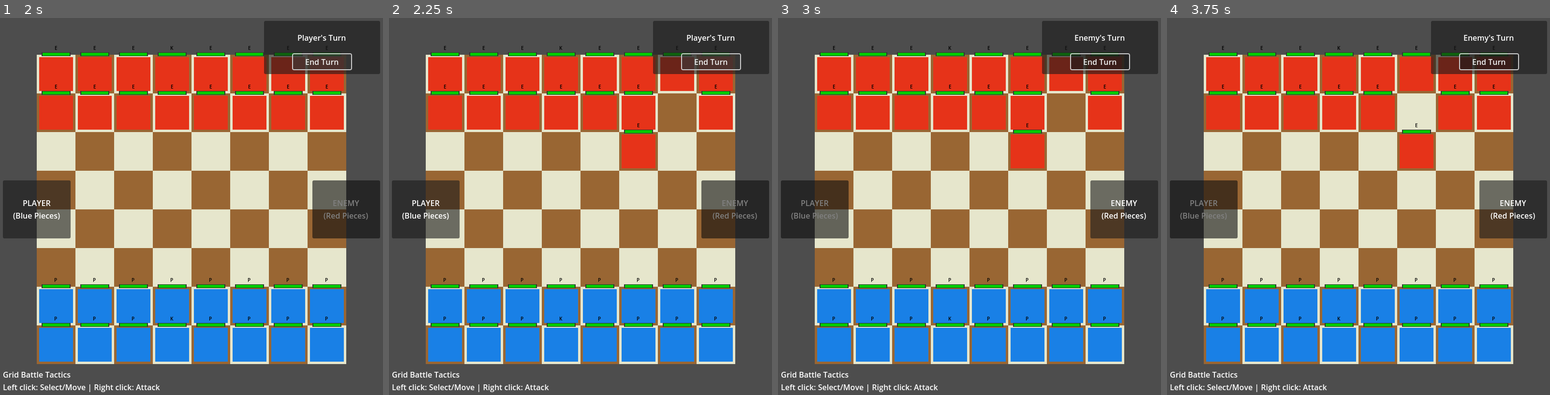
Above: before the commit, frames 1-4 (left to right).
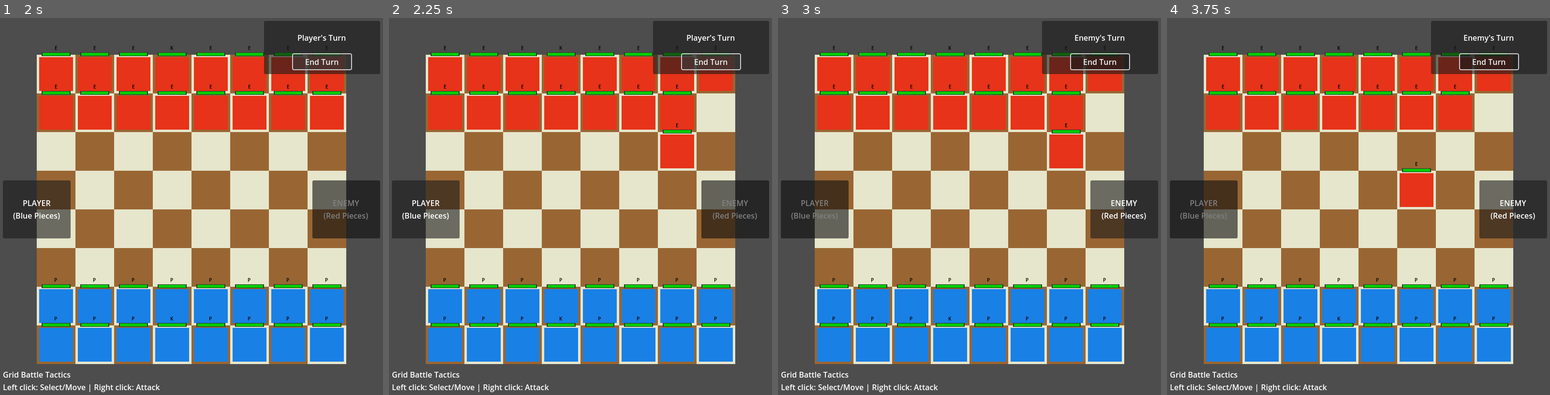
Above: after the commit, the same moments.

Repository: charlesbalcony/grid-game2.0
Game: Godot game, scene res://scenes/Main.tscn
Same seed, same stepped clock (60 frames per second), same inputs: the game is played once before the commit and once after it.
Inputs (mouse positions are in pixels of both pictures, inside the frame that each line leads up to):
- Up to frame 1 (2 s): click "End Turn" at 0.5 s; click "End Turn" at 1.25 s
- Up to frame 2 (2.25 s): click "End Turn" at 2 s
- Up to frame 3 (3 s): tap Enter at 2.75 s; move the mouse to (1053, 191) at 2.77 s; click (1053, 191) at 2.92 s
- Up to frame 4 (3.75 s): tap Space at 3.5 s; move the mouse to (1281, 229) at 3.52 s; click (1281, 229) at 3.67 s

Frame 1 is identical in both runs. In frame 2, 3.5% of the frame differs, in the area x 60-90%, y 17-40%; in frame 3, 3.5%; in frame 4, 3.5%.

Commit message:
made AI difficulty instead of just stat increase

Diff:
--- a/my-first-game/scripts/GameBoard.gd
+++ b/my-first-game/scripts/GameBoard.gd
@@ -82,20 +82,28 @@
 	# Initialize attack UI
 	ui_manager.create_attack_ui()
 
-	# Load and initialize AI system
-	var ai_script = load("res://scripts/components/GameBoardAI.gd")
+	# Initialize army manager first
+	army_manager = ArmyManager.new()
+	army_manager.army_changed.connect(_on_army_changed)
+	army_manager.level_completed.connect(_on_level_completed)
+	add_child(army_manager)
+
+	# Initialize AI system (piece_manager was already created in initialize_components)
+	var ai_script = GameBoardAI
 	ai_system = ai_script.new()
 	ai_system.set_parent_node(self)
 	ai_system.set_grid_system(grid_system)
 	ai_system.set_piece_manager(piece_manager)
 	add_child(ai_system)
+
+	# Set AI difficulty based on army level
+	var army_level = army_manager.get_current_level()
+	if army_level == 1:
+		ai_system.set_difficulty_mode("easy")
+	else:
+		ai_system.set_difficulty_mode("medium")
+
 	print("AI system initialized: ", ai_system)
-
-	# Initialize army manager
-	army_manager = ArmyManager.new()
-	army_manager.army_changed.connect(_on_army_changed)
-	army_manager.level_completed.connect(_on_level_completed)
-	add_child(army_manager)
 
 func get_selected_piece():
 	"""Get the currently selected piece from piece manager"""
@@ -340,6 +348,7 @@
 	"""Restart the battle while preserving army progression"""
 
 	# Handle army progression based on winner
+	var old_level = army_manager.get_current_level() if army_manager else 1
 	if winner.to_lower() == "player" and army_manager:
 		army_manager.advance_to_next_army()
 		print("Player won - Advanced to next army level")
@@ -347,7 +356,15 @@
 		army_manager.reset_to_first_army()
 		print("Player defeated - Army reset to Level 1")
 
+	var new_level = army_manager.get_current_level() if army_manager else 1
 	print("Restarting battle with current army: ", army_manager.get_current_army().army_name)
+
+	# Update AI difficulty if army level changed
+	if old_level != new_level and ai_system:
+		if new_level == 1:
+			ai_system.set_difficulty_mode("easy")
+		else:
+			ai_system.set_difficulty_mode("medium")
 
 	# Clear existing pieces
 	piece_manager.clear_all_pieces()
--- a/my-first-game/scripts/components/GameBoardAI.gd
+++ b/my-first-game/scripts/components/GameBoardAI.gd
@@ -8,9 +8,15 @@
 var grid_system = null
 var piece_manager = null
 var ui_manager = null
+var difficulty_mode = "medium"  # "easy" or "medium"
 
 func _init():
 	pass
+
+func set_difficulty_mode(mode: String):
+	"""Set AI difficulty mode - 'easy' or 'medium'"""
+	difficulty_mode = mode
+	print("AI difficulty set to: ", difficulty_mode)
 
 func set_parent_node(node: Node2D):
 	"""Set reference to the parent node"""
@@ -162,6 +168,13 @@
 	var player_pieces = piece_manager.get_pieces_by_team("player")
 	if player_pieces.is_empty():
 		return {}
+
+	# Simple easy mode - just attack closest piece or move forward
+	if difficulty_mode == "easy":
+		print("AI using EASY mode - simple behavior")
+		return find_easy_move(enemy_pieces, player_pieces)
+
+	print("AI using MEDIUM mode - advanced tactics")
 
 	# Find both kings for strategic considerations
 	var player_king = null
@@ -650,3 +663,49 @@
 			return "Quick Jab"
 		_:
 			return "Basic Attack"
+
+func find_easy_move(enemy_pieces: Array, player_pieces: Array) -> Dictionary:
+	"""Simple AI for easy mode - just move toward closest player piece"""
+	var possible_moves = []
+
+	for enemy_piece in enemy_pieces:
+		var valid_moves = get_valid_moves_for_piece(enemy_piece.position)
+
+		for move_pos in valid_moves:
+			var score = 0.0
+
+			# Find closest player piece
+			var closest_distance = 999.0
+			for player_piece in player_pieces:
+				var distance = move_pos.distance_to(player_piece.position)
+				if distance < closest_distance:
+					closest_distance = distance
+
+			# Simple scoring: closer to player = better
+			score = 100.0 - closest_distance
+
+			# Small bonus for moving forward (toward player)
+			if move_pos.y > enemy_piece.position.y:
+				score += 10.0
+
+			possible_moves.append({
+				"piece": enemy_piece,
+				"position": move_pos,
+				"score": score,
+				"type": "simple_move"
+			})
+
+	if possible_moves.is_empty():
+		return {}
+
+	# Sort by score and pick the best
+	possible_moves.sort_custom(func(a, b): return a.score > b.score)
+	var best_move = possible_moves[0]
+
+	print("Easy AI selected move: ", best_move.piece.position, " -> ", best_move.position, " (score: ", best_move.score, ")")
+
+	return {
+		"piece": best_move.piece,
+		"target_pos": best_move.position,  # Use target_pos to match existing AI interface
+		"move_type": best_move.type
+	}
